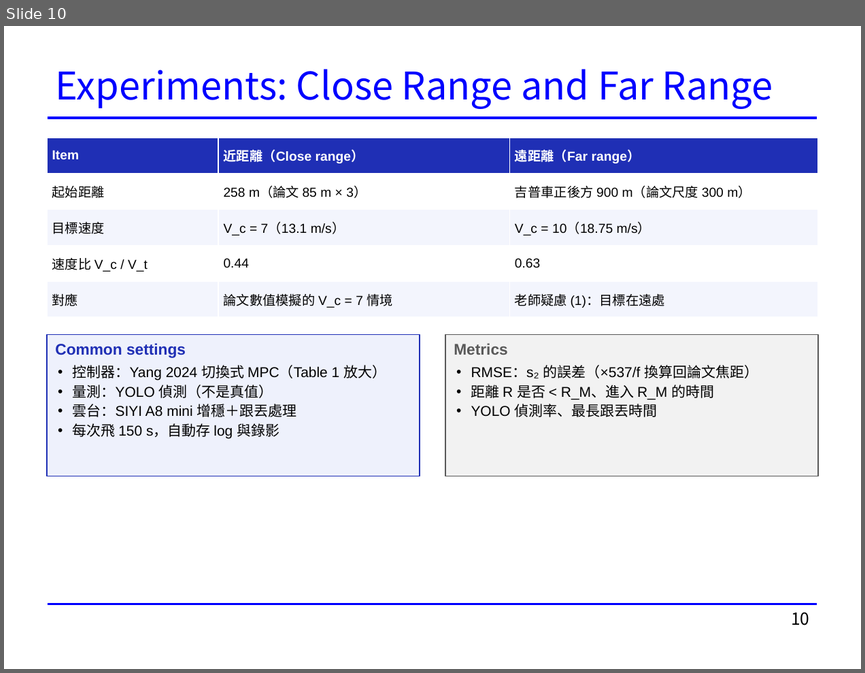
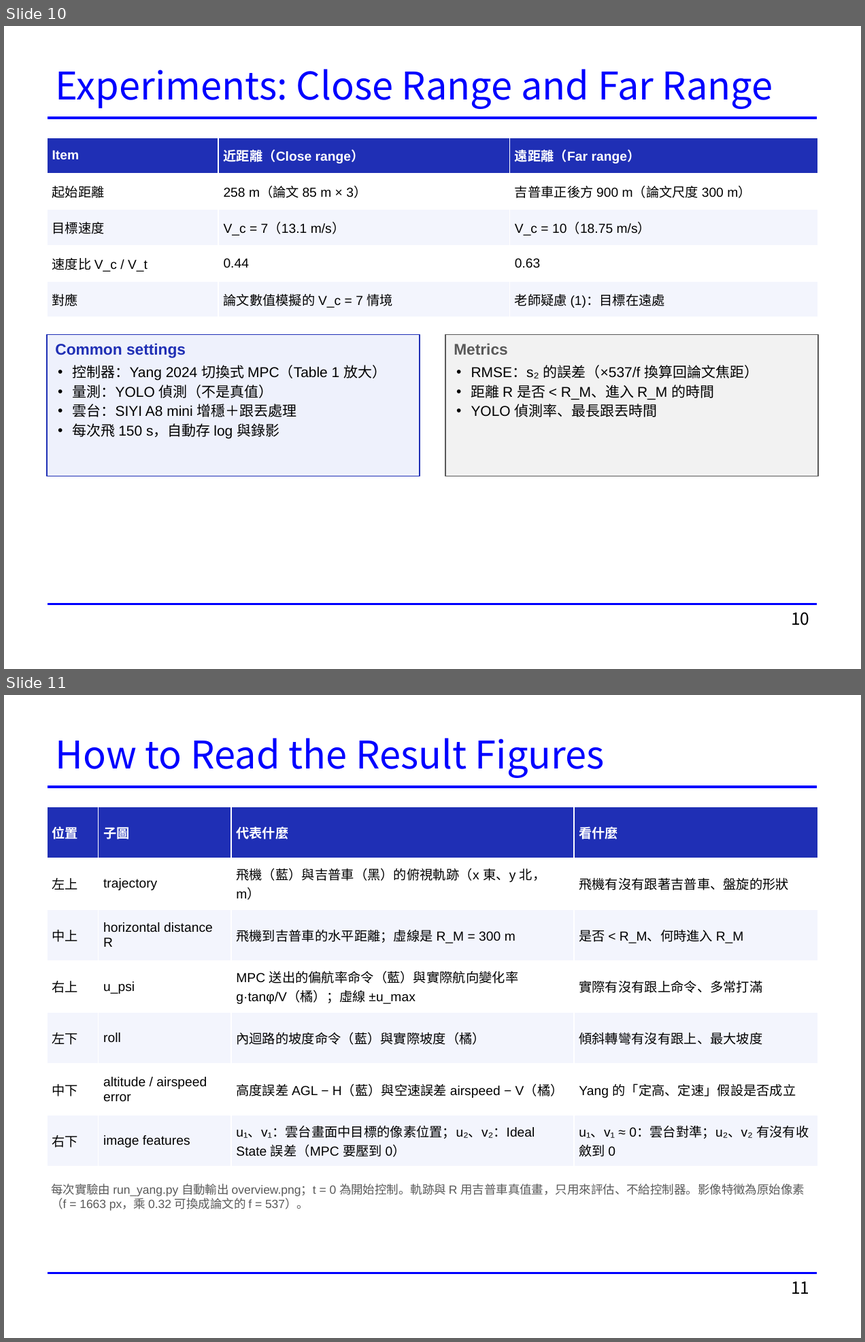
Before and after one commit to rossi1122/hsiang_thesis_simulation, a slide deck: docs/presentations/20261118_Phase2_進度報告.pptx. Shown one above the other, each under a label of ours: slide 10 before the commit, slides 10 and 11 after it. The pictures are 865x673 and 865x1342 pixels, drawn with LibreOffice and Linux fonts; fonts in the diff are those of the drawing. Boxes give left, top, right and bottom in pixels: in the first picture for what was removed or moved away, otherwise in the second. Text is boxed around its words. In the diff, an @@ line names an element or a change of style, - is before the commit and + after.

```diff
--- a/docs/presentations/20261118_Phase2_進度報告.pptx
+++ b/docs/presentations/20261118_Phase2_進度報告.pptx
@@ slide 11 added at (x1=4, y1=695, x2=861, y2=1338), background #FFFFFF; not listed: 2 template elements that a slide beside it also shows @@
@@ title added at (x1=56, y1=738, x2=604, y2=778), 32 pt, text #0000FF @@
+How to Read the Result Figures
@@ table added at (x1=47, y1=807, x2=818, y2=1166), 7 rows, 4 columns @@
+位置 | 子圖 | 代表什麼 | 看什麼
+左上 | trajectory | 飛機（藍）與吉普車（黑）的俯視軌跡（x 東、y 北，m） | 飛機有沒有跟著吉普車、盤旋的形狀
+中上 | horizontal distance R | 飛機到吉普車的水平距離；虛線是 R_M = 300 m | 是否 < R_M、何時進入 R_M
+右上 | u_psi | MPC 送出的偏航率命令（藍）與實際航向變化率 g·tanφ/V（橘）；虛線 ±u_max | 實際有沒有跟上命令、多常打滿
+左下 | roll | 內迴路的坡度命令（藍）與實際坡度（橘） | 傾斜轉彎有沒有跟上、最大坡度
+中下 | altitude / airspeed error | 高度誤差 AGL − H（藍）與空速誤差 airspeed − V（橘） | Yang 的「定高、定速」假設是否成立
+右下 | image features | u₁、v₁：雲台畫面中目標的像素位置；u₂、v₂：Ideal State 誤差（MPC 要壓到 0） | u₁、v₁ ≈ 0：雲台對準；u₂、v₂ 有沒有收斂到 0
@@ text added at (x1=51, y1=1183, x2=804, y2=1210), 10 pt, text #595959 @@
+每次實驗由 run_yang.py 自動輸出 overview.png；t = 0 為開始控制。軌跡與 R 用吉普車真值畫，只用來評估、不給控制器。影像特徵為原始像素（f = 1663 px，乘 0.32 可換成論文的 f = 537）。
@@ page number added at (x1=791, y1=1281, x2=809, y2=1293), 14 pt, text #000000 @@
+11
```
Also in this commit, not shown: 5 slides changed, 2 other slides added.
